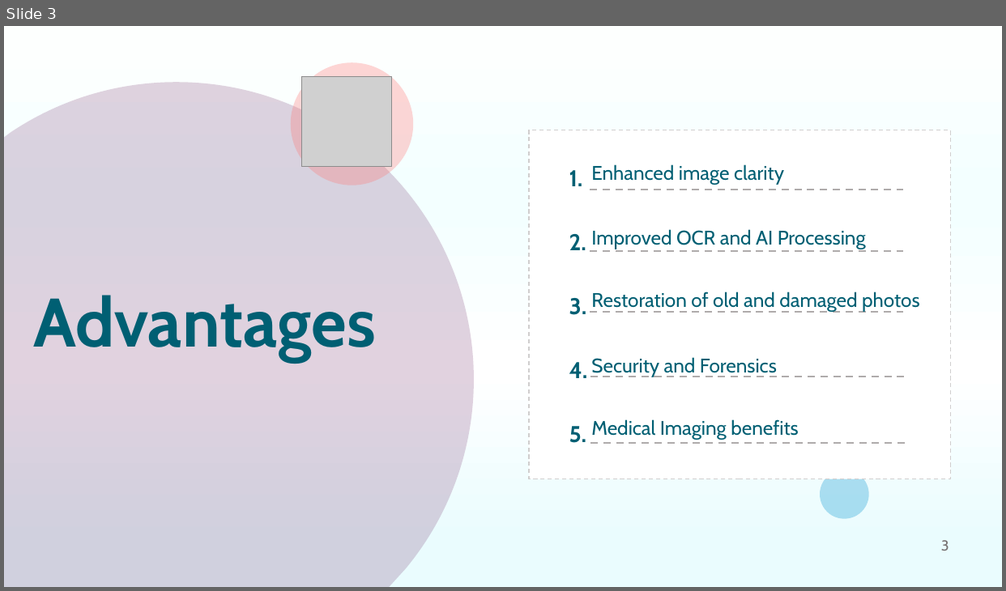
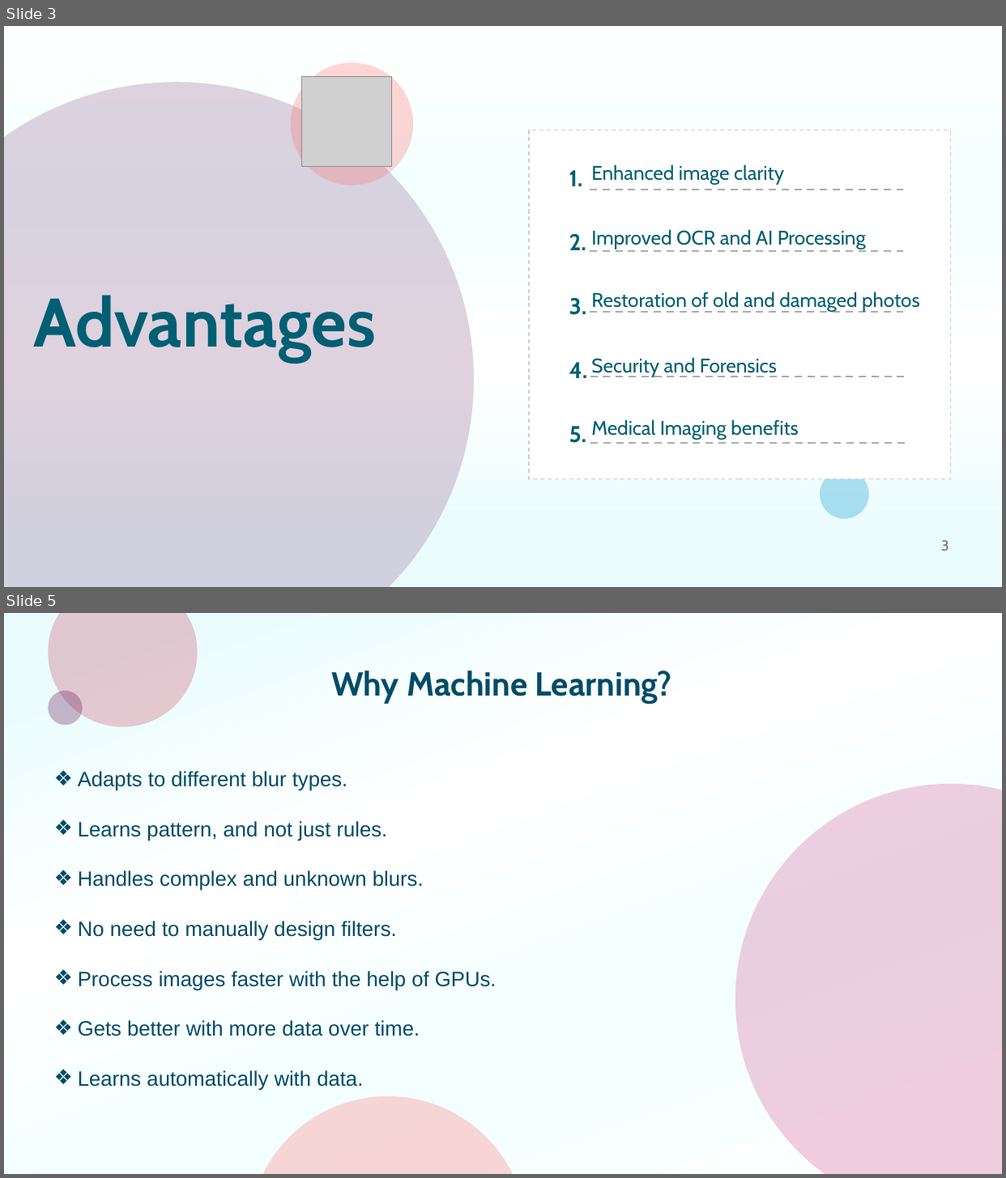
Before and after one commit to Harsh-Prasad09/Image-Deblurring, a slide deck: Sharpify.pptx. Shown one above the other, each under a label of ours: slide 3 before the commit, slides 3 and 5 after it; the slides between them are not shown. The pictures are 1006x591 and 1006x1178 pixels, drawn with LibreOffice and Linux fonts; fonts in the diff are those of the drawing; grey boxes stand for pictures; background and template pictures are left out. Boxes give left, top, right and bottom in pixels: in the first picture for what was removed or moved away, otherwise in the second. Text is boxed around its words. In the diff, an @@ line names an element or a change of style, - is before the commit and + after.

```diff
--- a/Sharpify.pptx
+++ b/Sharpify.pptx
@@ slide 5 added at (4,613,1002,1174), background gradient #EAFCFE to #FFFFFF to #F3FFFF to #FDFFFE @@
@@ freeform shape added at (49,613,198,726), fill #C74F66 at 30% opacity @@
@@ title added at (331,671,672,704), 32 pt, text #034B68, bold @@
+Why Machine Learning?
@@ ellipse added at (49,691,83,726), fill #6A205F at 33% opacity @@
@@ text added at (78,771,496,1091), 20 pt, text #034B68 @@
+❖ Adapts to different blur types.
+❖ Learns pattern, and not just rules.
+❖ Handles complex and unknown blurs.
+❖ No need to manually design filters.
+❖ Process images faster with the help of GPUs.
+❖ Gets better with more data over time.
+❖ Learns automatically with data.
@@ freeform shape added at (735,784,1002,1174), fill #C40C67 at 20% opacity @@
@@ freeform shape added at (263,1097,513,1174), fill #FF7675 at 30% opacity @@
```
Also in this commit, not shown: 3 slides changed, 1 other slide added.
